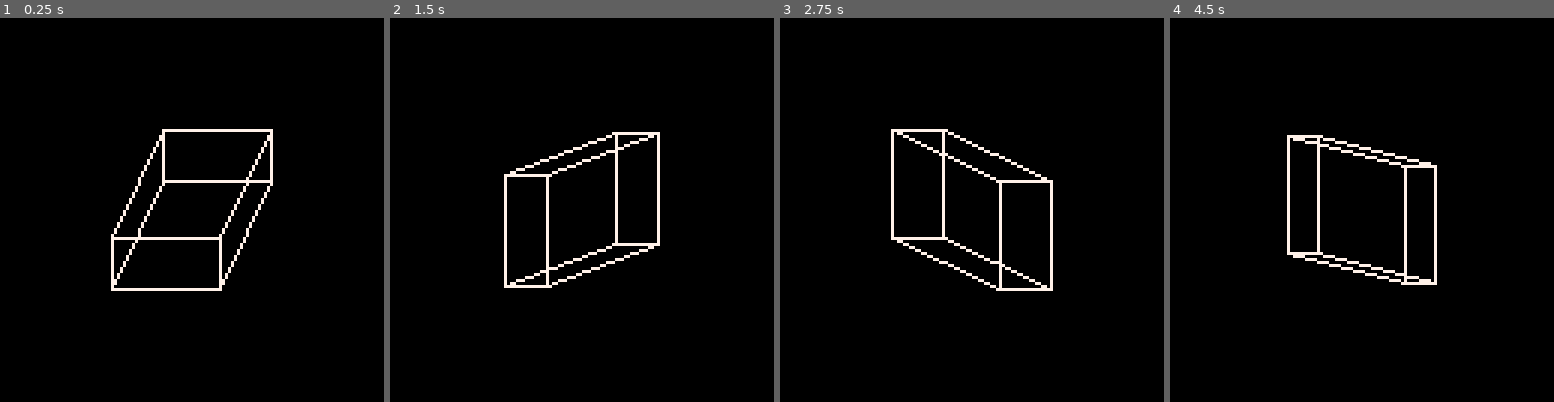
Above: before the commit, frames 1-4 (left to right).
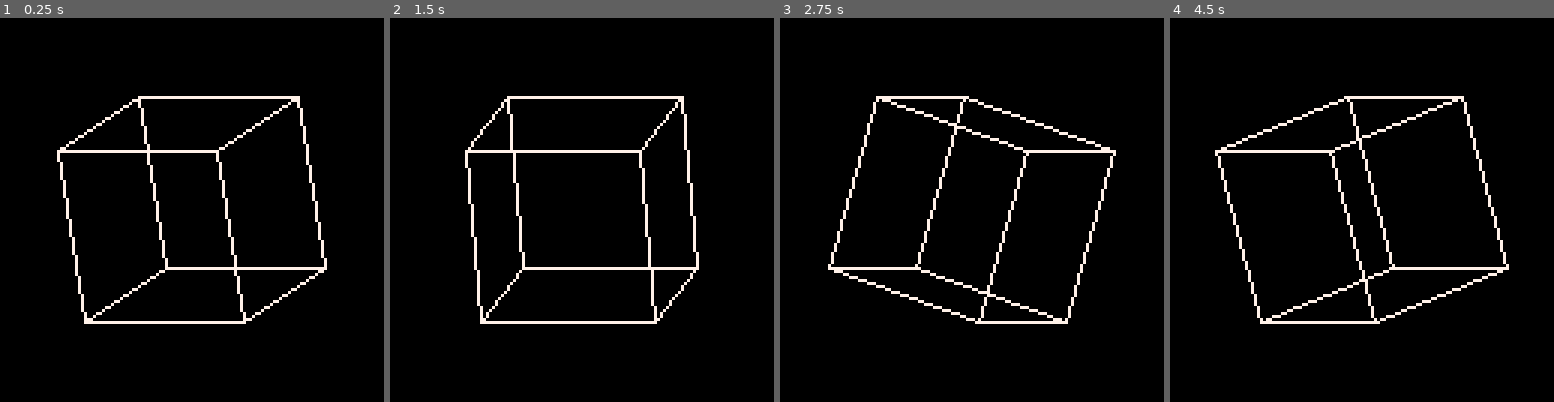
Above: after the commit, the same moments.

Repository: kakardo/Pico-8
Game: PICO-8 cartridge game carts/02 platonic solids viewer/platonic_solids_viewer.p8
The game is run twice, just before and just after one commit, with the same random seed, the same clock (stepped at 60 frames per second) and the same inputs.
Inputs:
- Up to frame 1 (0.25 s): no input
- Up to frame 2 (1.5 s): no input
- Up to frame 3 (2.75 s): no input
- Up to frame 4 (4.5 s): no input

The runs differ from the first frame. In frame 1, 5.2% of the frame differs, in the area x 14-86%, y 20-80%; in frame 2, 5.0%; in frame 3, 5.3%, in the area x 12-88%, y 20-80%; in frame 4, 5.2%.

Commit message:
Cube is practically done. Borrowed Trigonometric functions online.

Diff:
--- a/game carts/02 platonic solids viewer/main.lua
+++ b/game carts/02 platonic solids viewer/main.lua
@@ -47,12 +47,27 @@
 -- sin() and cos() angles go from 0 to 360° (0.0 to 1.0)
 -- example -> 0.25 = 90°, 1.0 = 360°)
 function calc_rotation(x, y, z)
-	return rotate_x(x, y, z, angle_x)
+	x, y, z = rotate_x(x, y, z, angle_x)
+	x, y, z = rotate_y(x, y, z, angle_y)
+	x, y, z = rotate_z(x, y, z, angle_z)
+	return x, y, z
 end
 
 function rotate_x(x, y, z, angle)
-	return 	x * cos(angle) - z * sin(angle),
-			x * sin(angle) + y * cos(angle),
+	return 	x,
+			y*cos(angle) - z*sin(angle),
+			y*sin(angle) + z*cos(angle)
+end
+
+function rotate_y(x, y, z, angle)
+	return 	x*cos(angle) - z*sin(angle),
+			y,
+			x*sin(angle) + z*cos(angle)
+end
+
+function rotate_z(x, y, z, angle)
+	return 	x*cos(angle) - y*sin(angle),
+			x*sin(angle) + y*cos(angle),
 			z
 end
 
@@ -61,13 +76,17 @@
 	center_x = 64
 	center_y = 64
 	color = 7
-	scale = 20
+	scale = 30
 
-	angle_x = 0.1
+	angle_x = 0.2
+	angle_y = 0
+	angle_z = 0
 end
 
 function _update()
-	angle_x += 0.01
+	angle_x += 0.0
+	angle_y += 0.01
+	angle_z += 0.0
 end
 
 function _draw()
